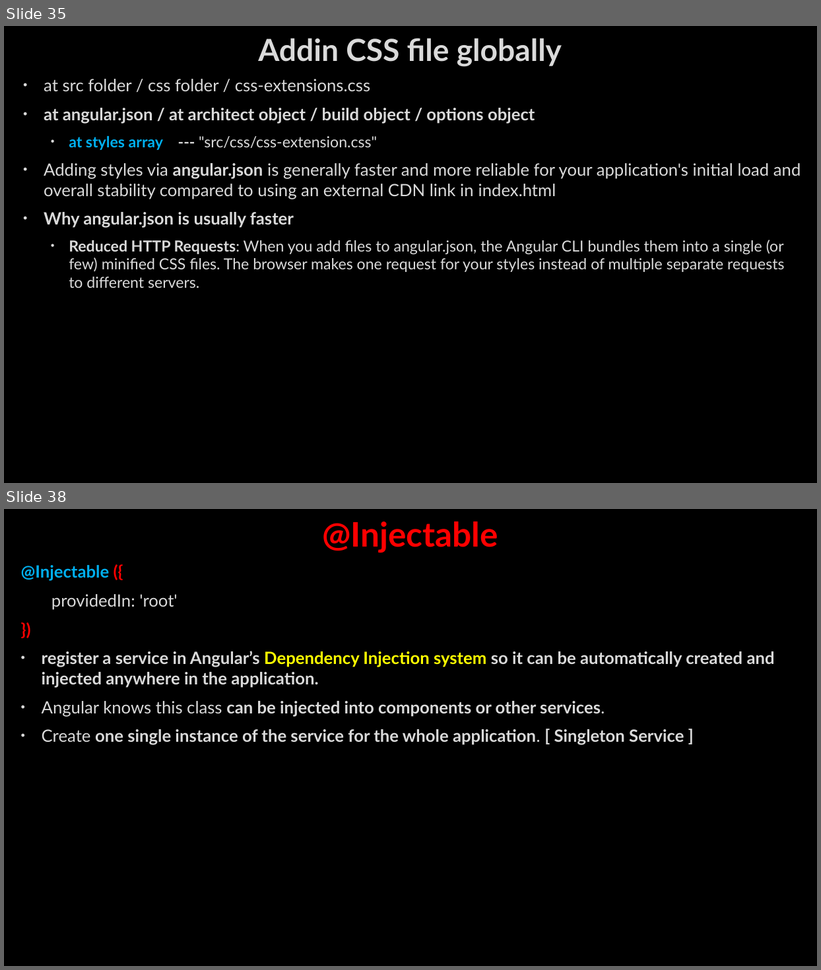
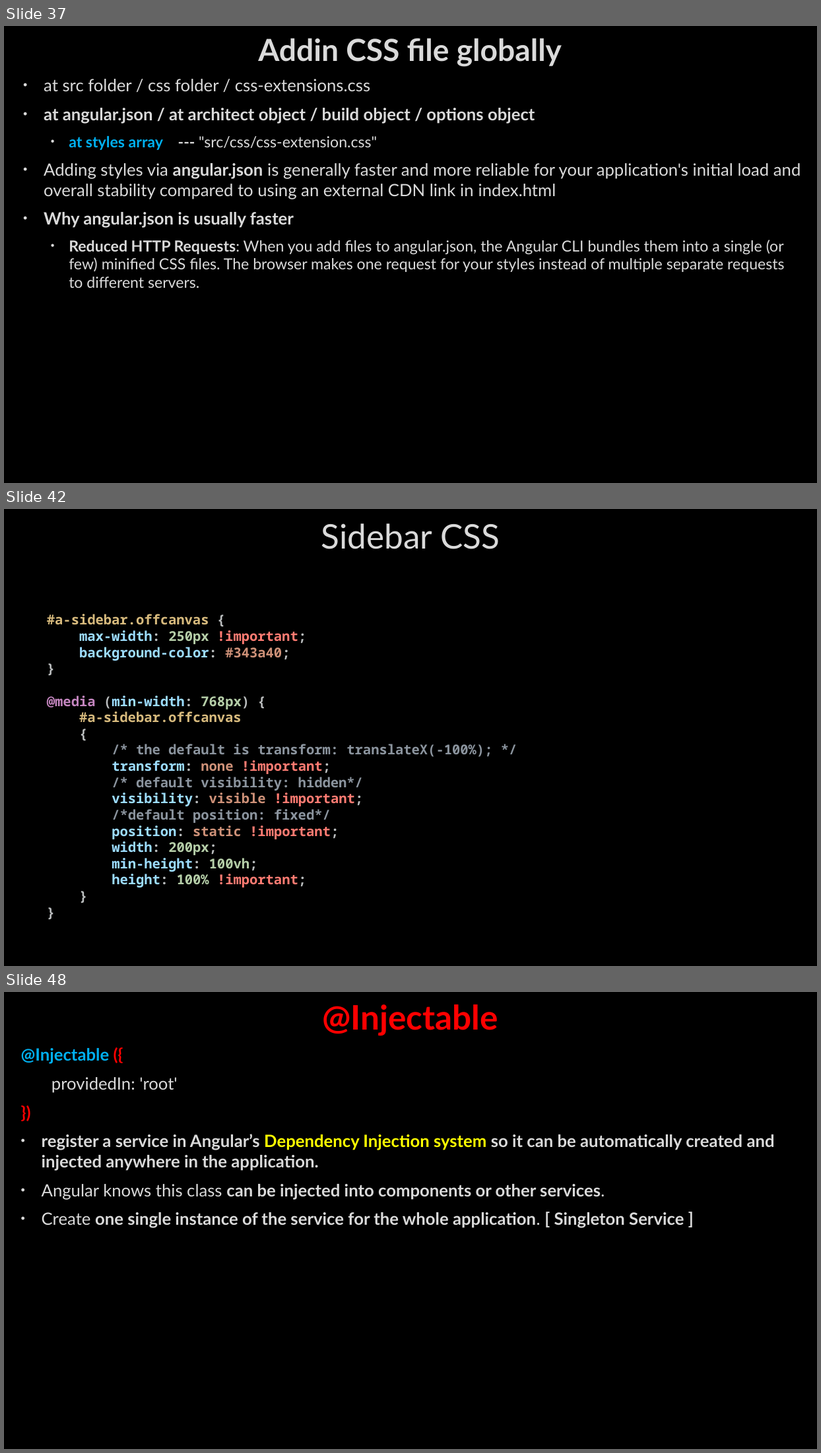
Before and after one commit to AhmedMohamedSamir1/Summary, a slide deck: Angular & type script/Angular.pptx. Shown one above the other, each under a label of ours: slides 35 and 38 before the commit, slides 37, 42 and 48 after it; the slides between them are not shown. The pictures are 821x970 and 821x1453 pixels, drawn with LibreOffice and Linux fonts; fonts in the diff are those of the drawing; background and template pictures are left out. Boxes give left, top, right and bottom in pixels: in the first picture for what was removed or moved away, otherwise in the second. Text is boxed around its words. In the diff, an @@ line names an element or a change of style, - is before the commit and + after.

```diff
--- a/Angular & type script/Angular.pptx
+++ b/Angular & type script/Angular.pptx
@@ slide 42 added at [4,509,817,966], background picture (left out) @@
@@ title added at [321,524,500,549], 40 pt, text #DADADA @@
+Sidebar CSS
@@ text added at [47,614,492,888], 16 pt, text #8B949E, bold @@
+#a-sidebar.offcanvas {
+max-width: 250px !important;
+background-color: #343a40;
+}
+@media (min-width: 768px) {
+#a-sidebar.offcanvas
+{
+/* the default is transform: translateX(-100%); */
+transform: none !important;
+/* default visibility: hidden*/
+visibility: visible !important;
+/*default position: fixed*/
+position: static !important;
+width: 200px;
+min-height: 100vh;
+height: 100% !important;
+}
+}
@@ what was slide 35 is now slide 37 @@
@@ what was slide 38 is now slide 48 @@
```
Also in this commit, not shown: 5 slides changed, 21 other slides added, 1 slide removed.
